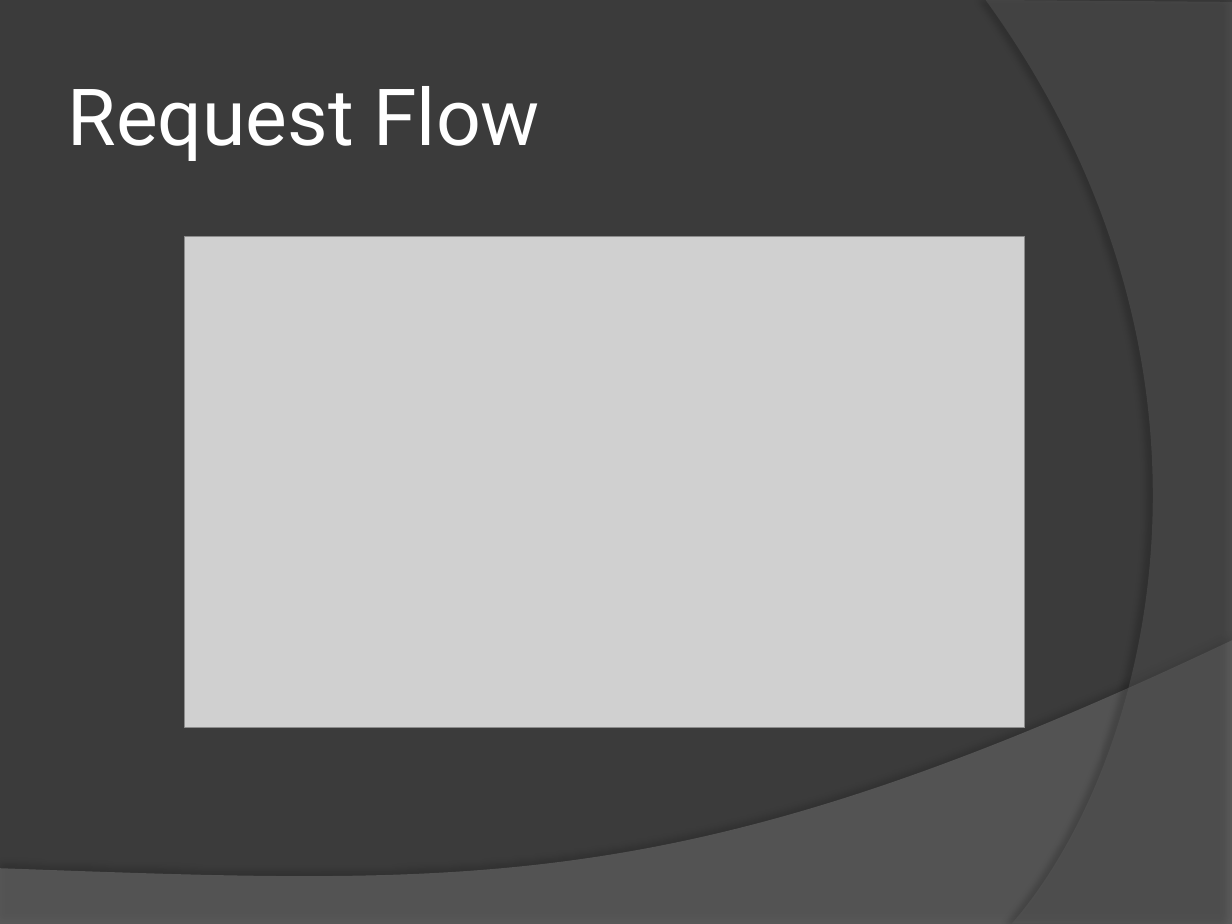
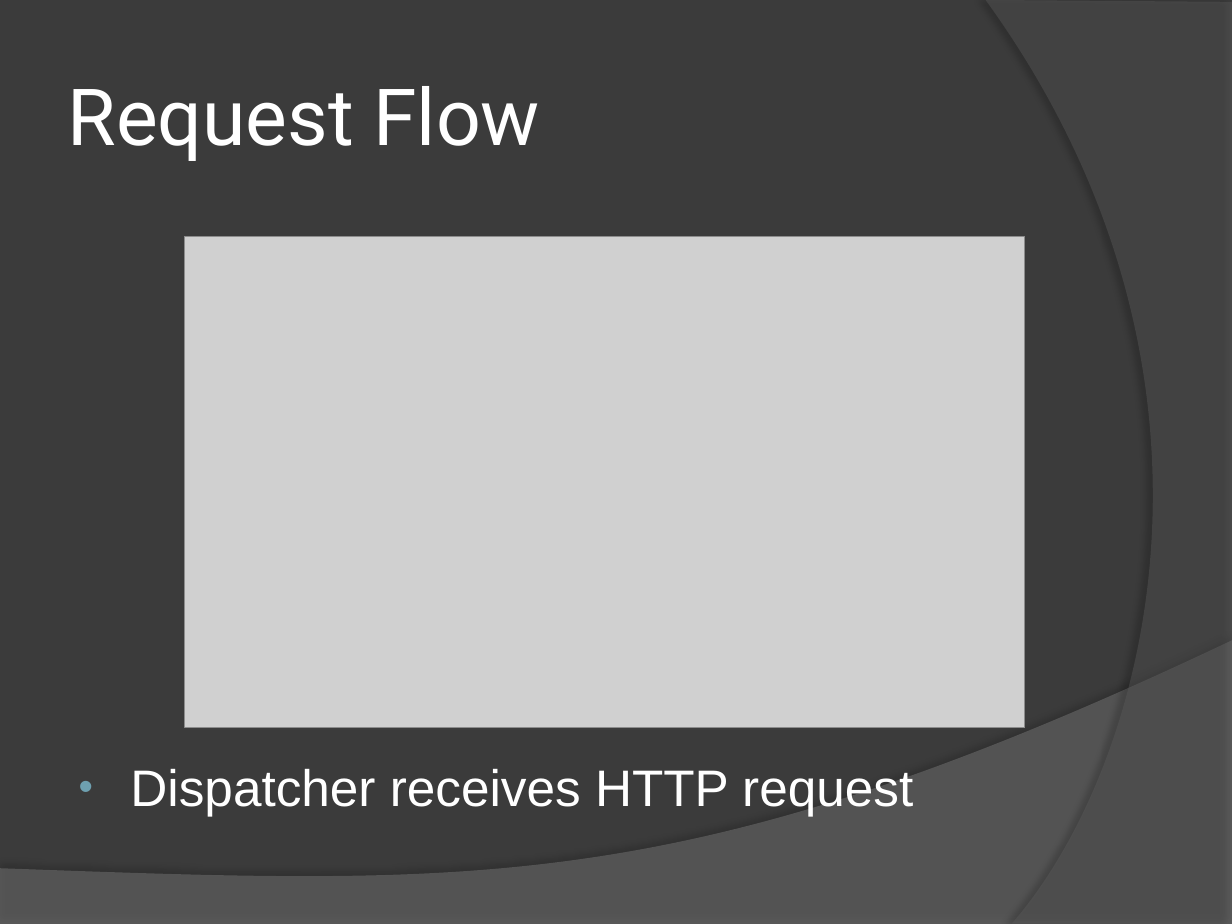
Before and after one commit to 15418-Awesome-Server/Awesome-Web-Server, a slide deck: slide 5 of Awesome Web Server.pptx. Drawn at 1232x924 pixels with LibreOffice and Linux fonts; fonts in the diff are those of the drawing; grey boxes stand for pictures. Boxes give left, top, right and bottom in pixels: in the first picture for what was removed or moved away, otherwise in the second. Text is boxed around its words. In the diff, an @@ line names an element or a change of style, - is before the commit and + after.

```diff
--- a/Awesome Web Server.pptx
+++ b/Awesome Web Server.pptx
@@ freeform shape at bbox=[0, 641, 1232, 924]: fill #7F7F7F at 45% opacity to #808080 at 45% opacity @@
@@ text added at bbox=[130, 769, 913, 816], 30 pt, text #FFFFFF @@
+• Dispatcher receives HTTP request
```
Also in this commit, not shown: 16 other slides changed.
